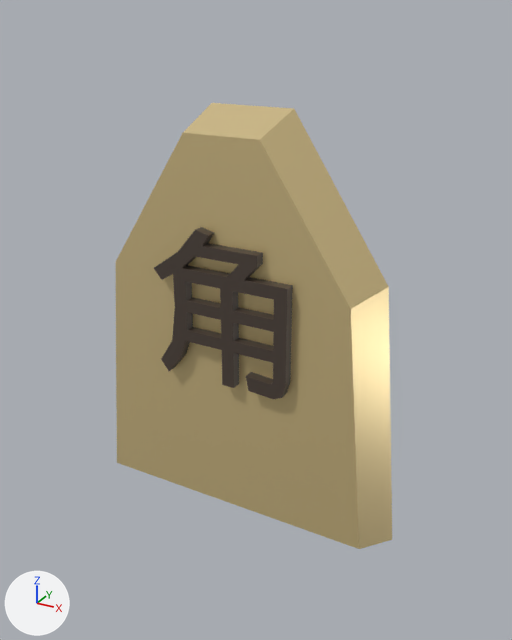
Two versions of the glTF model zukan3d/models/koma-kaku.glb, one commit apart.
Both versions are drawn from a 50 mm lens placed at (1.52, -2.6, 1.28), pointed at (0.08, 0.02, -0.04). Lighting does not change. The marker at lower left points along +X, +Y and +Z. The picture after the commit comes second. Where no turn or scale is listed for an object, it has been applied to the vertices.

The first picture shows 'geometry_0', 'geometry_1'.
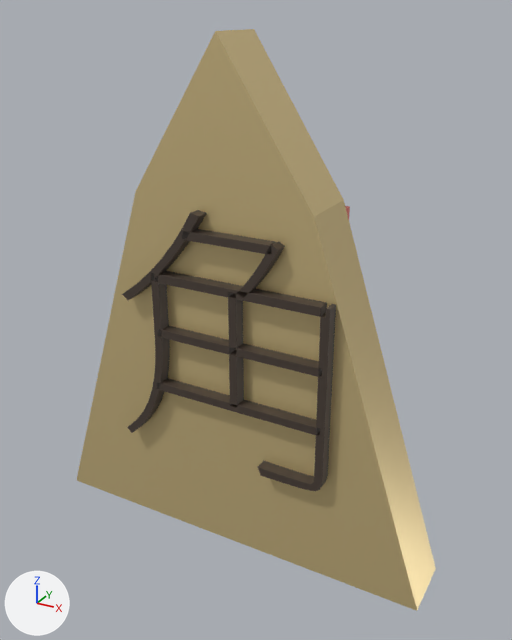
Boxes (x1, y1, x2, y2) around the edits, measured in the pictures (512 x 640 px):
'geometry_0', reshaped (29% wider, 30% taller)
    before: (115, 103, 392, 549)
    after: (77, 29, 436, 611)
'geometry_1', reshaped (54% wider, 63% taller)
    before: (154, 227, 293, 399)
    after: (122, 210, 336, 491)

The change, as a list of edits to the scene's bpy script:
```text
Add mat_material_1:
    mat_material_1 = principled_material('Material_1')
    mat_material_1.base_color = (0.0706, 0.051, 0.0392)  # brown #4b4038
    mat_material_1.metallic = 0.1
    mat_material_1.roughness = 0.6
Add mat_material_0:
    mat_material_0 = principled_material('Material_0')
    mat_material_0.base_color = (0.831, 0.659, 0.325)  # beige #ebd49a
    mat_material_0.metallic = 0.6
    mat_material_0.roughness = 0.38
Change me_geometry_0:
    used by ob_geometry_0; location = (0.0, 0.0, 0.0)
    remove me_geometry_0.from_pydata(...)  # 14 vertices, 24 faces; spans x -0.78..0.78, y -0.13..0.13, z -1.1..0.9
    remove me_geometry_0.materials.append(mat_koma_gold)  # beige #ebd49a
    add me_geometry_0.from_pydata(...)  # 10 vertices, 16 faces; spans x -1.0..1.0, y -0.15..0.15, z -1.2..1.2
    me_geometry_0 part 1: the whole mesh is rebuilt
    add me_geometry_0.materials.append(mat_material_0)  # beige #ebd49a
Change me_geometry_1:
    used by ob_geometry_1; location = (0.0, 0.0, 0.0)
    remove me_geometry_1.from_pydata(...)  # 102 vertices, 212 faces; spans x -0.336..0.336, y -0.179..-0.129, z -0.3..0.42
    remove me_geometry_1.materials.append(mat_kanji_lacquer)  # brown #4b4038
    add me_geometry_1.from_pydata(...)  # 276 vertices, 616 faces; spans x -0.539..0.539, y -0.21..-0.15, z -0.7..0.5
    me_geometry_1 part 2: 102 vertices removed from x -0.336..0.336, y -0.179..-0.129, z -0.3..0.42; 276 vertices added at x -0.539..0.539, y -0.21..-0.15, z -0.7..0.5
    add me_geometry_1.materials.append(mat_material_1)  # brown #4b4038
```
